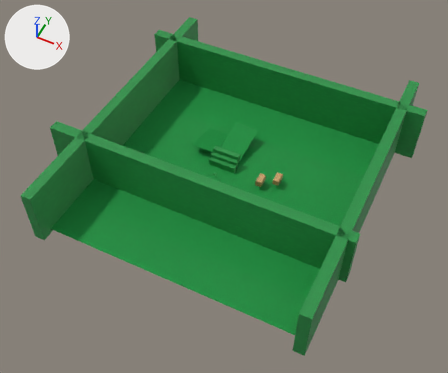
What one commit did to the Blender file DirectX12CG/Resources/levels/Minitu.blend.
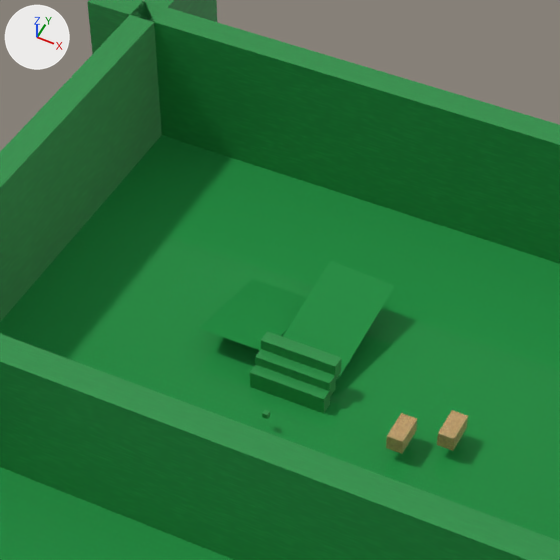
There are two pictures of each version: one whole from a 50 mm lens placed at (203.0, -385.0, 473.0), pointed at (15.0, -8.0, 3.0), one close up on the part from 28% to 70% of the width and 9% to 60% of the height. The lights are fixed; the arrows at upper left show +X, +Y and +Z.
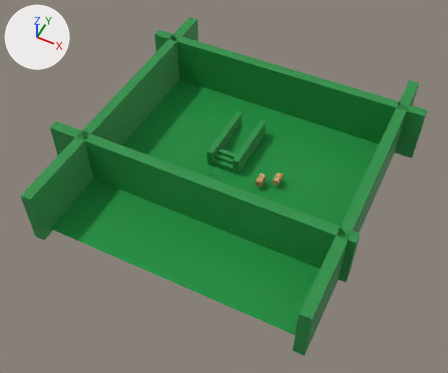
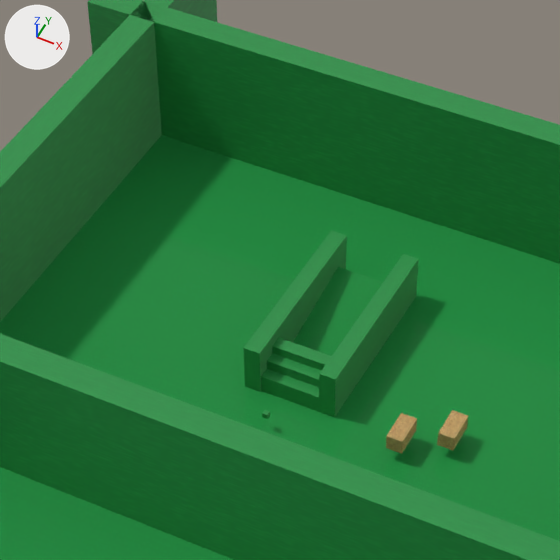
Where the change shows, as pixel boxes (x1, y1, x2, y2) in the close-ups (560 x 560 px):
'Plane.002', moved, turned, rescaled
    before: (283, 261, 395, 381)
    after: (293, 267, 383, 356)
'Cube.013', added (green)
    after: (319, 254, 419, 417)
'Cube.008', recoloured, moved, turned, rescaled
    before: (386, 425, 410, 454)
    after: (244, 230, 347, 392)
'Plane.001', deleted (green)
    before: (199, 279, 307, 350)
'Cube.002', moved, rescaled
    before: (261, 331, 341, 379)
    after: (272, 338, 331, 370)

Patch to the scene script:
```diff
--- a/DirectX12CG/Resources/levels/Minitu.blend.py
+++ b/DirectX12CG/Resources/levels/Minitu.blend.py
@@ img_tori_png_012 @@
+img_tori_png_012 = load_image('tori.png.012', '../Box/tori.png', 500, 500, 'sRGB')
@@ img_tori_png_013 @@
+img_tori_png_013 = load_image('tori.png.013', '../Box/tori.png', 500, 500, 'sRGB')
@@ mat_material_009 @@
+mat_material_009 = principled_material('Material.009')
+mat_material_009.texture = img_tori_png_012
+mat_material_009.roughness = 0.4
@@ mat_material_013 @@
+mat_material_013 = principled_material('Material.013')
+mat_material_013.texture = img_tori_png_013
+mat_material_013.roughness = 0.4
@@ me_cube_020 @@
 me_cube_020.from_pydata(...)  # 8 vertices, 12 faces; spans x -1.0..1.0, y -1.0..1.0, z -1.0..1.0
-me_cube_020.materials.append(mat_material_021)  # picture img_tori_png_053
+me_cube_020.materials.append(mat_material_009)  # picture img_tori_png_012
@@ me_cube_009 @@
+me_cube_009.from_pydata(...)  # a box spanning x -1.0..1.0, y -1.0..1.0, z -1.0..1.0
+me_cube_009.materials.append(mat_material_013)  # picture img_tori_png_013
@@ ob_cube_008 @@
 ob_cube_008 = bpy.data.objects.new('Cube.008', me_cube_020)
-ob_cube_008.location = (46.0, 8.7, 8.2)
-ob_cube_008.rotation_euler = (1.571, 0.0, 0.0)  # degrees (90, 0, 0)
-ob_cube_008.scale = (3.0, 3.0, 3.0)
+ob_cube_008.location = (-12.6, 48.8, 9.7)
+ob_cube_008.rotation_euler = (1.571, 0.0, 1.563)  # degrees (90, 0, 90)
+ob_cube_008.scale = (34.5, 9.61, 3.14)
@@ ob_plane_001 @@
-ob_plane_001 = bpy.data.objects.new('Plane.001', me_plane001_003)
-ob_plane_001.location = (-27.5, 45.3, 5.1)
-ob_plane_001.rotation_euler = (-1.819, 0.0, 0.0)  # degrees (-104, 0, 0)
-ob_plane_001.scale = (0.133, 1.26, 0.224)
@@ ob_plane_002 @@
 ob_plane_002 = bpy.data.objects.new('Plane.002', me_plane001_002)
-ob_plane_002.location = (0.4, 49.9, 9.8)
-ob_plane_002.rotation_euler = (-1.326, 0.0127, -0.0492)  # degrees (-76, 0.7, -2.8)
-ob_plane_002.scale = (0.133, 1.26, 0.224)
+ob_plane_002.location = (0.4, 51.6, 4.6)
+ob_plane_002.rotation_euler = (1.752, 0.0, 0.0)  # degrees (100, 0, 0)
+ob_plane_002.scale = (0.134, 1.28, 0.255)
@@ ob_cube_002 @@
 ob_cube_002 = bpy.data.objects.new('Cube.002', me_cube_003)
-ob_cube_002.location = (0.4, 26.2, 11.9)
+ob_cube_002.location = (0.4, 26.2, 7.2)
 ob_cube_002.rotation_euler = (1.571, 0.0, 0.0)  # degrees (90, 0, 0)
-ob_cube_002.scale = (14.6, 3.73, 2.48)
+ob_cube_002.scale = (14.2, 7.47, 2.43)
@@ ob_cube_013 @@
+ob_cube_013 = bpy.data.objects.new('Cube.013', me_cube_009)
+ob_cube_013.location = (16.4, 49.3, 9.7)
+ob_cube_013.rotation_euler = (1.571, 0.0, 1.563)  # degrees (90, 0, 90)
+ob_cube_013.scale = (34.4, 9.5, 3.1)
```
